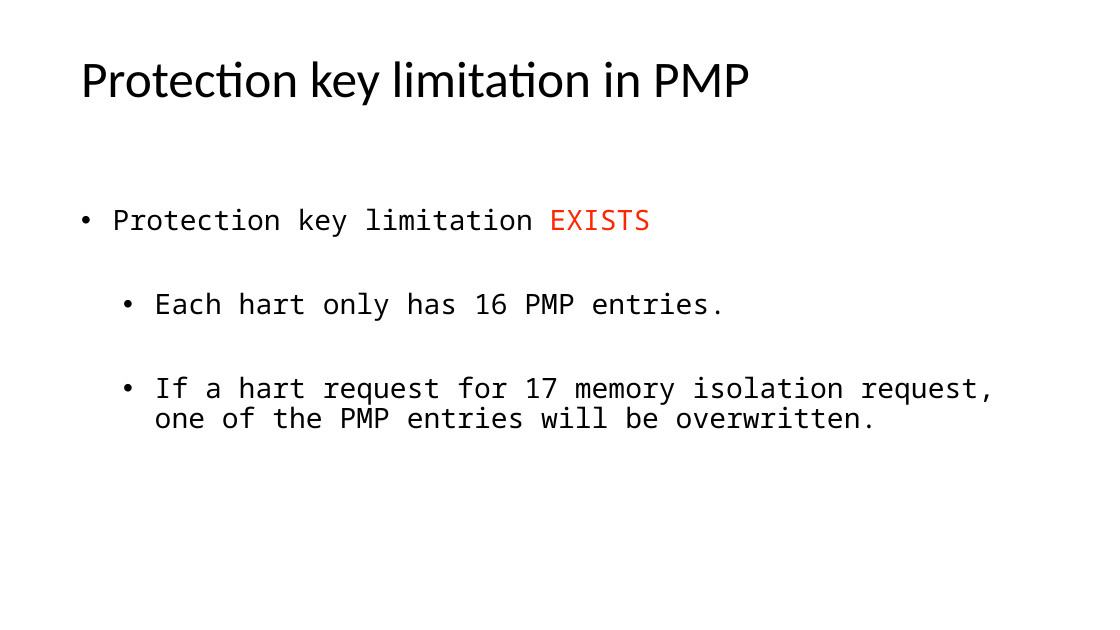
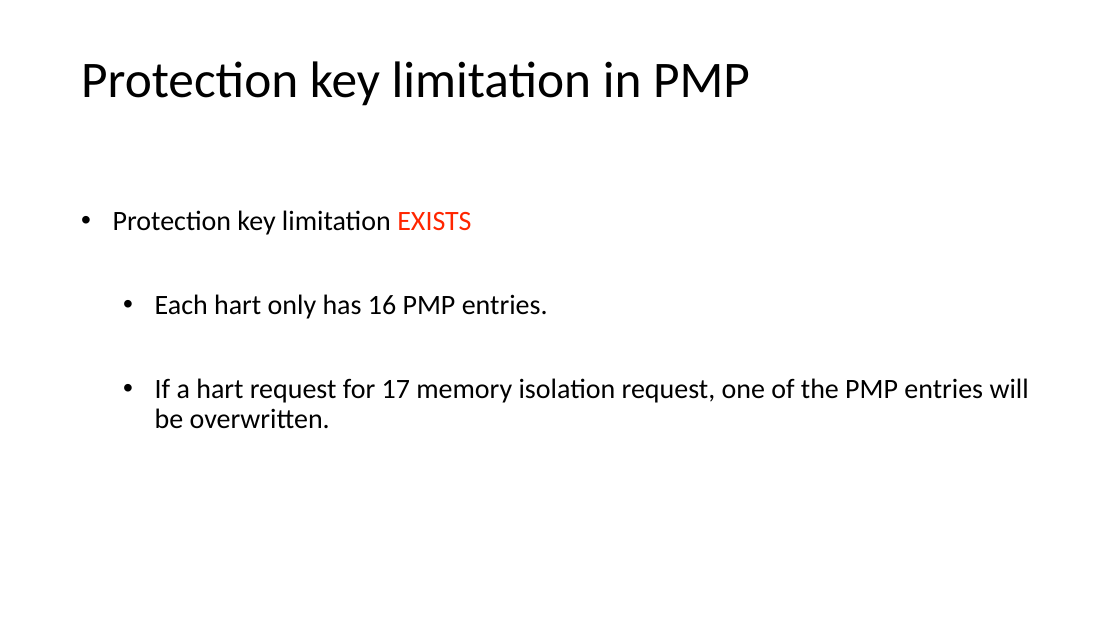
Before and after one commit to LiGaOg/libpmp, a slide deck: slide 11 of proposal.pptx. Drawn at 1120x630 pixels with LibreOffice and Linux fonts; fonts in the diff are those of the drawing. Boxes give left, top, right and bottom in pixels: in the first picture for what was removed or moved away, otherwise in the second. Text is boxed around its words. In the diff, an @@ line names an element or a change of style, - is before the commit and + after.

Commit message:
Fix slide's font

```diff
--- a/proposal.pptx
+++ b/proposal.pptx
@@ text "Protection key limitation EXISTS" at (x1=113, y1=210, x2=1029, y2=429): font Noto Sans Mono to Calibri @@
```
Also in this commit, not shown: 20 other slides changed, 1 slide added.
